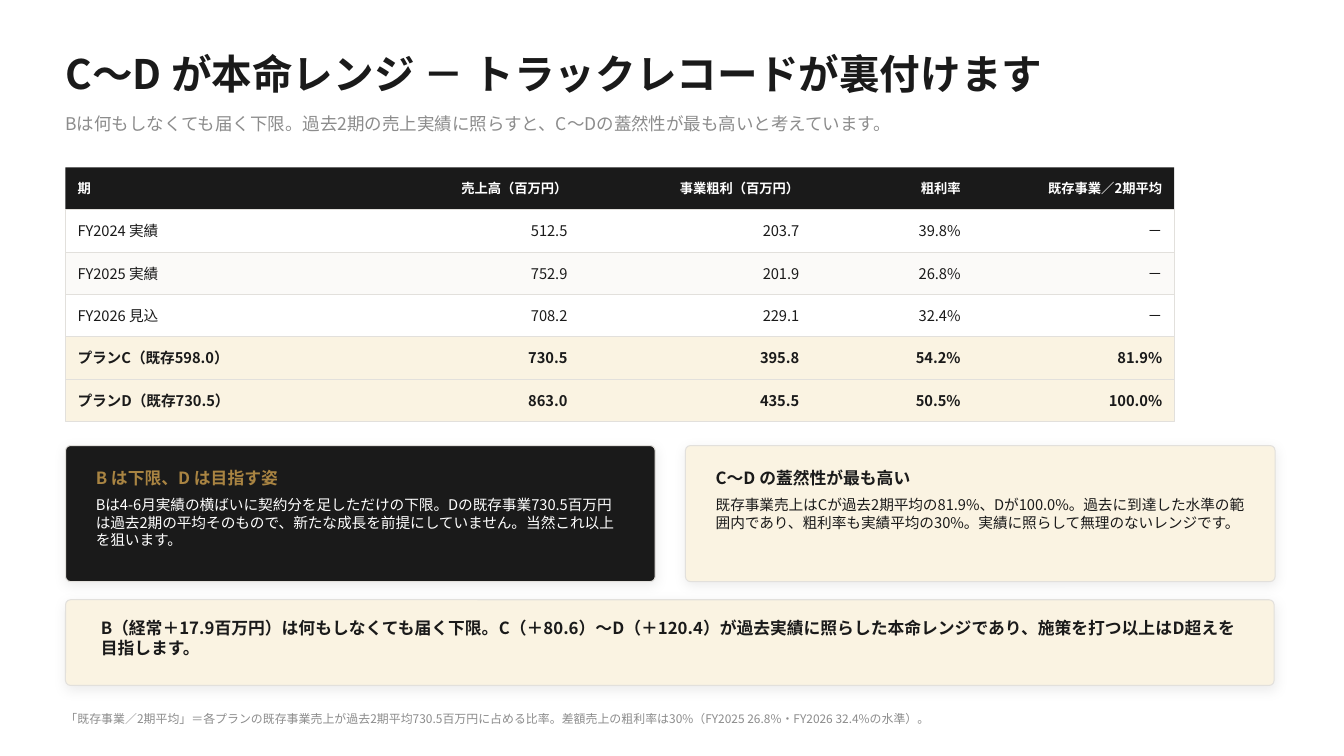
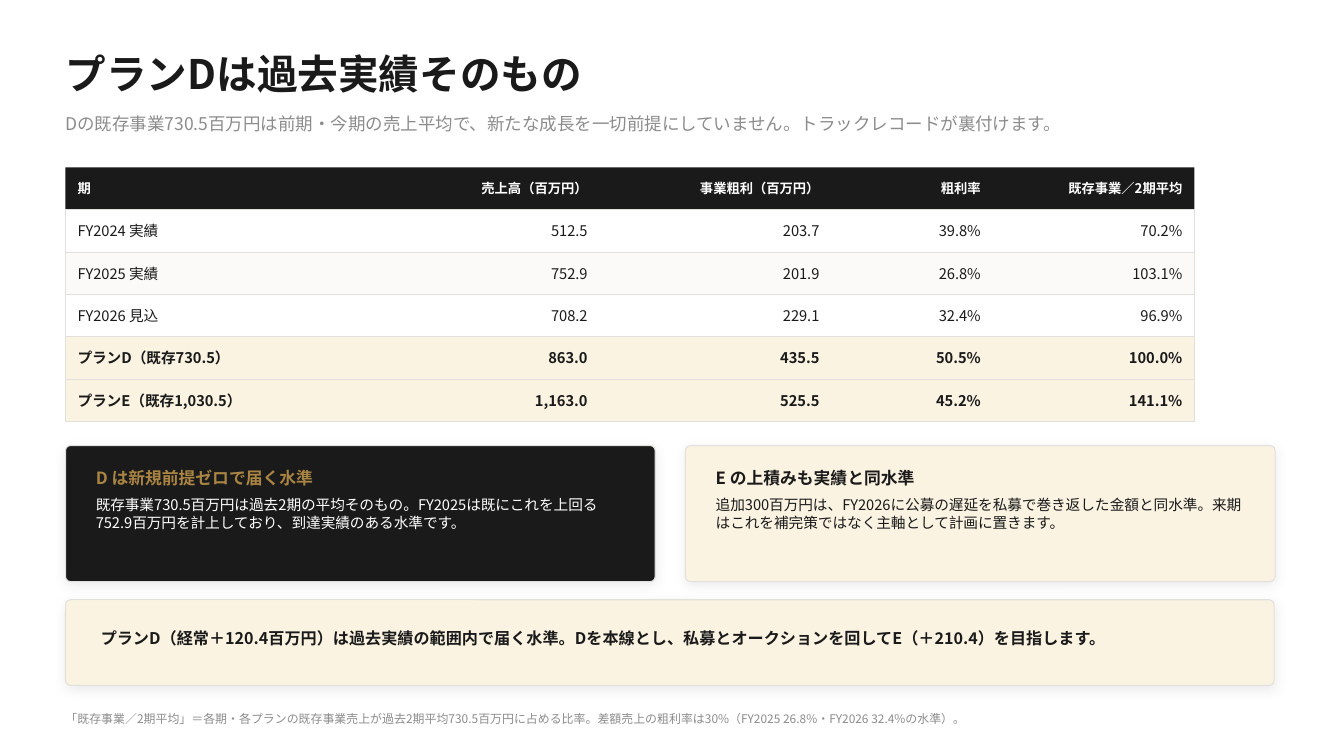
Before and after one commit to nakano-winebank/wine-auction, a slide deck: slide 16 of out/WineBank_FY2027_銀行提出.pptx. Drawn at 1344x756 pixels with LibreOffice and Linux fonts; fonts in the diff are those of the drawing. Boxes give left, top, right and bottom in pixels: in the first picture for what was removed or moved away, otherwise in the second. Text is boxed around its words. In the diff, an @@ line names an element or a change of style, - is before the commit and + after.

```diff
--- a/out/WineBank_FY2027_銀行提出.pptx
+++ b/out/WineBank_FY2027_銀行提出.pptx
@@ text at [65,54,581,93]: text changed @@
-C〜D が本命レンジ － トラックレコードが裏付けます
+プランDは過去実績そのもの
@@ text at [65,115,1061,132]: text changed @@
-Bは何もしなくても届く下限。過去2期の売上実績に照らすと、C〜Dの蓋然性が最も高いと考えています。
+Dの既存事業730.5百万円は前期・今期の売上平均で、新たな成長を一切前提にしていません。トラックレコードが裏付けます。
@@ rectangle: place and size @@
-rectangle at [66,167,1175,210]
+rectangle at [66,167,1195,210]
@@ 13 texts: place and size @@
-13 texts at [461,181,1162,321]
+13 texts at [481,181,1182,321]
@@ rectangle: place and size @@
-rectangle at [66,210,1175,252]
+rectangle at [66,210,1195,252]
@@ text at [1140,225,1182,236]: text changed @@
-－
+70.2%
@@ rectangle: place and size @@
-rectangle at [66,252,1175,294]
+rectangle at [66,252,1195,294]
@@ text at [1132,268,1182,279]: text changed @@
-－
+103.1%
@@ rectangle: place and size @@
-rectangle at [66,294,1175,337]
+rectangle at [66,294,1195,337]
@@ text at [1140,310,1182,321]: text changed @@
-－
+96.9%
@@ rectangle: place and size @@
-rectangle at [66,337,1175,379]
+rectangle at [66,337,1195,379]
@@ text at [78,350,230,365]: text changed @@
-プランC（既存598.0）
+プランD（既存730.5）
@@ text removed at [528,352,567,363] @@
-730.5
@@ text at [780,352,819,363]: text changed @@
-395.8
+435.5
@@ 3 texts: place and size @@
-3 texts at [528,395,1162,407]
+3 texts at [548,352,1182,364]
@@ text removed at [1117,352,1162,363] @@
-81.9%
@@ rectangle: place and size @@
-rectangle at [66,379,1175,421]
+rectangle at [66,379,1195,421]
@@ text at [78,393,242,409]: text changed @@
-プランD（既存730.5）
+プランE（既存1,030.5）
@@ text added at [535,395,588,409], 10.5 pt, text #1A1A1A, bold @@
+1,163.0
@@ text at [780,395,819,406]: text changed @@
-435.5
+525.5
@@ text at [936,395,981,407]: text changed @@
-54.2%
+45.2%
@@ text added at [1129,395,1182,406], 10.5 pt, text #1A1A1A, bold @@
+141.1%
@@ text at [96,470,313,486]: text changed @@
-B は下限、D は目指す姿
+D は新規前提ゼロで届く水準
@@ text at [716,469,915,486]: text changed @@
-C〜D の蓋然性が最も高い
+E の上積みも実績と同水準
@@ text at [96,497,598,530]: text changed @@
-Bは4-6月実績の横ばいに契約分を足しただけの下限。Dの既存事業730.5百万円は過去2期の平均そのもので、新たな成長を前提にしていません。当然これ以上を狙います。
+既存事業730.5百万円は過去2期の平均そのもの。FY2025は既にこれを上回る752.9百万円を計上しており、到達実績のある水準です。
@@ text at [716,497,1242,530]: text changed @@
-既存事業売上はCが過去2期平均の81.9%、Dが100.0%。過去に到達した水準の範囲内であり、粗利率も実績平均の30%。実績に照らして無理のないレンジです。
+追加300百万円は、FY2026に公募の遅延を私募で巻き返した金額と同水準。来期はこれを補完策ではなく主軸として計画に置きます。
@@ text at [101,630,1105,646]: text changed; size 12 to 11.5 pt @@
-B（経常＋17.9百万円）は何もしなくても届く下限。C（＋80.6）〜D（＋120.4）が過去実績に照らした本命レンジであり、施策を打つ以上はD超えを目指します。
+プランD（経常＋120.4百万円）は過去実績の範囲内で届く水準。Dを本線とし、私募とオークションを回してE（＋210.4）を目指します。
@@ text at [65,713,965,724]: text changed @@
-「既存事業／2期平均」＝各プランの既存事業売上が過去2期平均730.5百万円に占める比率。差額売上の粗利率は30%（FY2025 26.8%・FY2026 32.4%の水準）。
+「既存事業／2期平均」＝各期・各プランの既存事業売上が過去2期平均730.5百万円に占める比率。差額売上の粗利率は30%（FY2025 26.8%・FY2026 32.4%の水準）。
```
Also in this commit, not shown: 9 other slides changed, 2 slides added, 2 slides removed, 10 other files.
